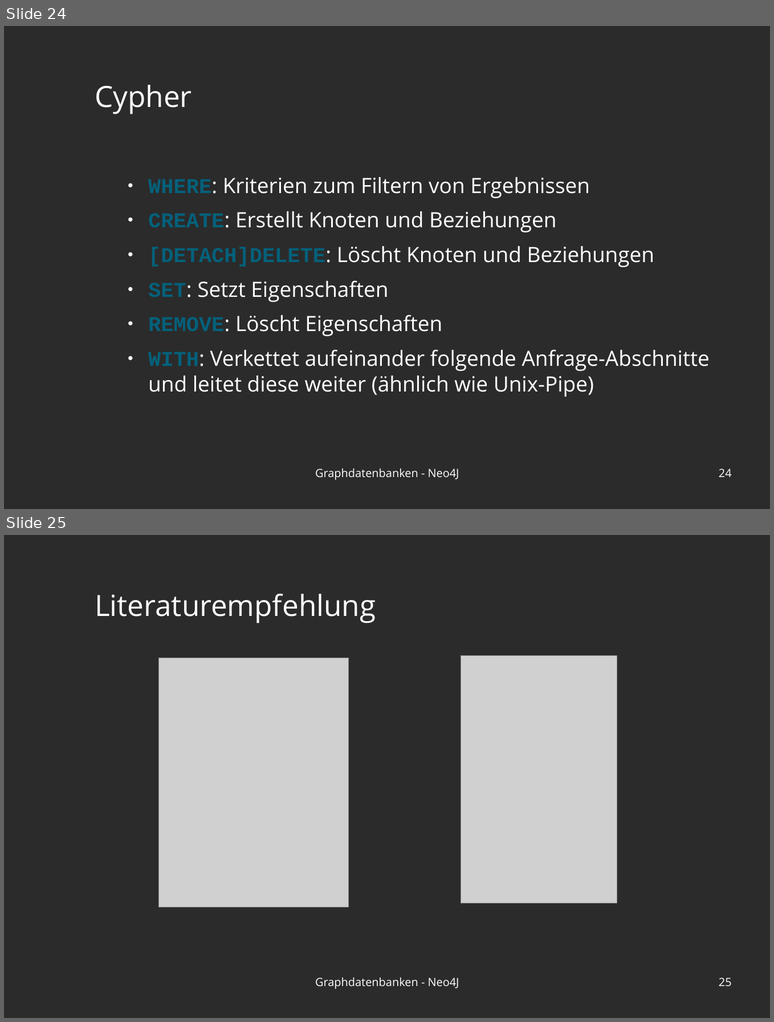
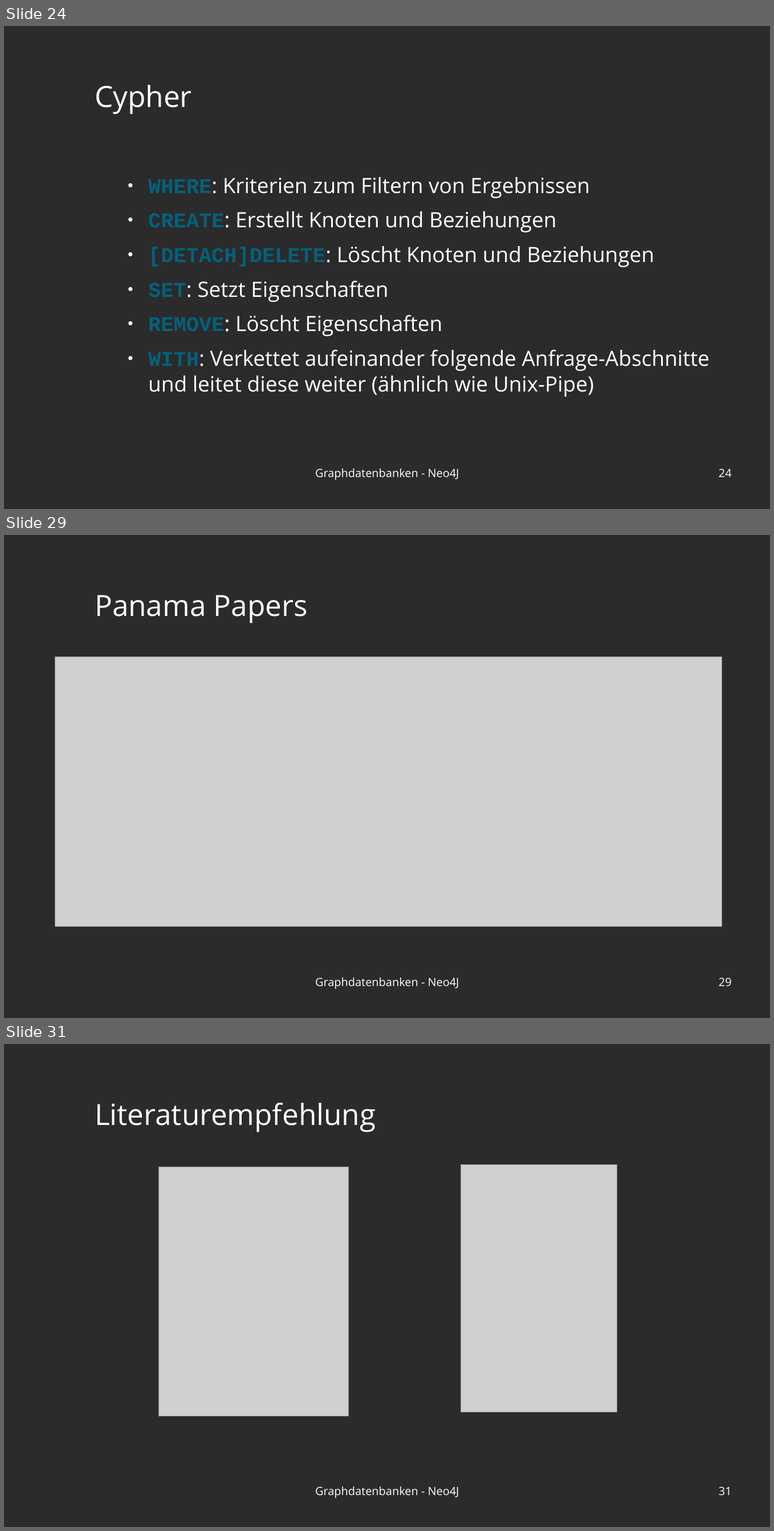
Before and after one commit to blublab/ais, a slide deck: praesi.odp. Shown one above the other, each under a label of ours: slides 24 and 25 before the commit, slides 24, 29 and 31 after it; the slides between them are not shown. The pictures are 774x1022 and 774x1531 pixels, drawn with LibreOffice and Linux fonts; fonts in the diff are those of the drawing; grey boxes stand for pictures; background and template pictures are left out; a plain dark background stands for a picture behind light text. Boxes give left, top, right and bottom in pixels: in the first picture for what was removed or moved away, otherwise in the second. Text is boxed around its words. In the diff, an @@ line names an element or a change of style, - is before the commit and + after.

```diff
--- a/praesi.odp
+++ b/praesi.odp
@@ slide 29 added at (4,535,770,1018), background picture (left out) @@
@@ title added at (95,595,308,623), 36 pt, text #FFFFFF @@
+Panama Papers
@@ picture added at (55,657,722,926) @@
@@ text added at (315,977,459,989), 14 pt, text #FFFFFF @@
+Graphdatenbanken - Neo4J
@@ page number added at (719,977,732,986), 14 pt, text #FFFFFF @@
+29
@@ what was slide 25 is now slide 31 @@
@@ page number at (719,1486,732,1495): text changed @@
-25
+31
```
Also in this commit, not shown: 5 other slides added, 17 other files.
